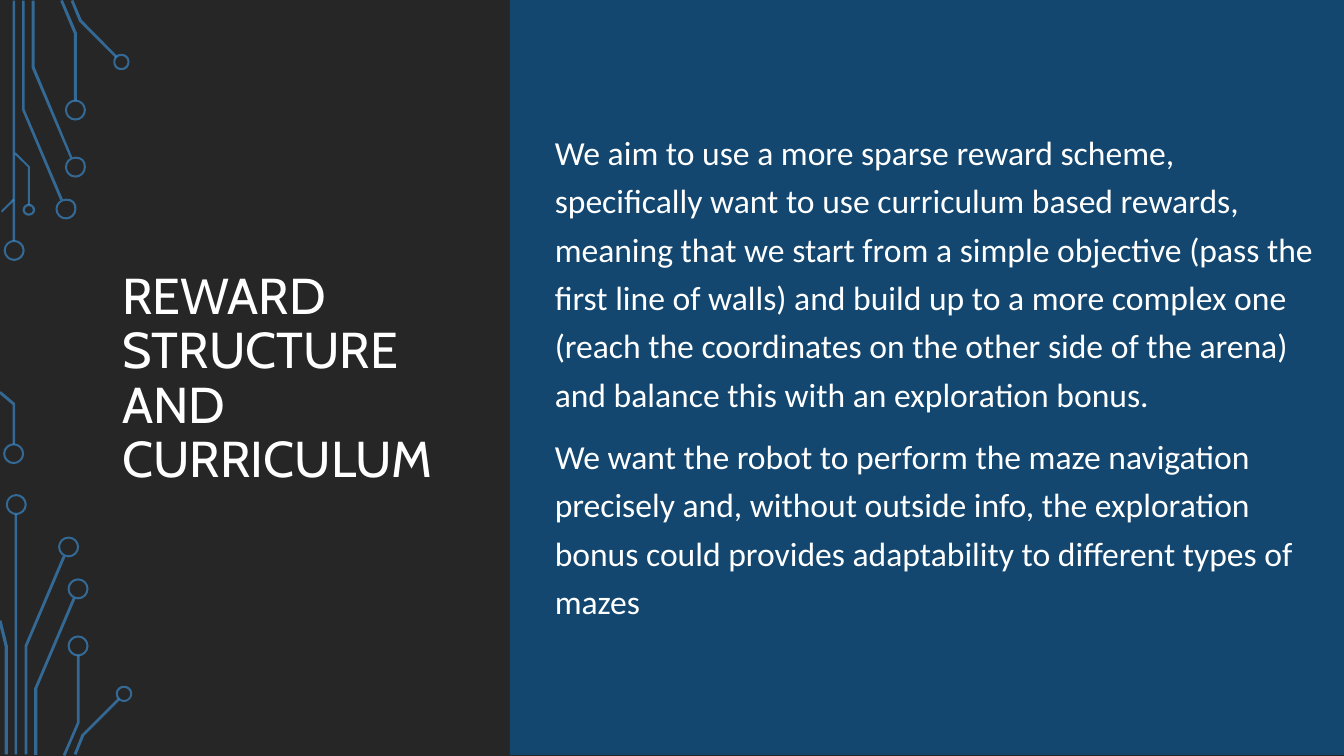
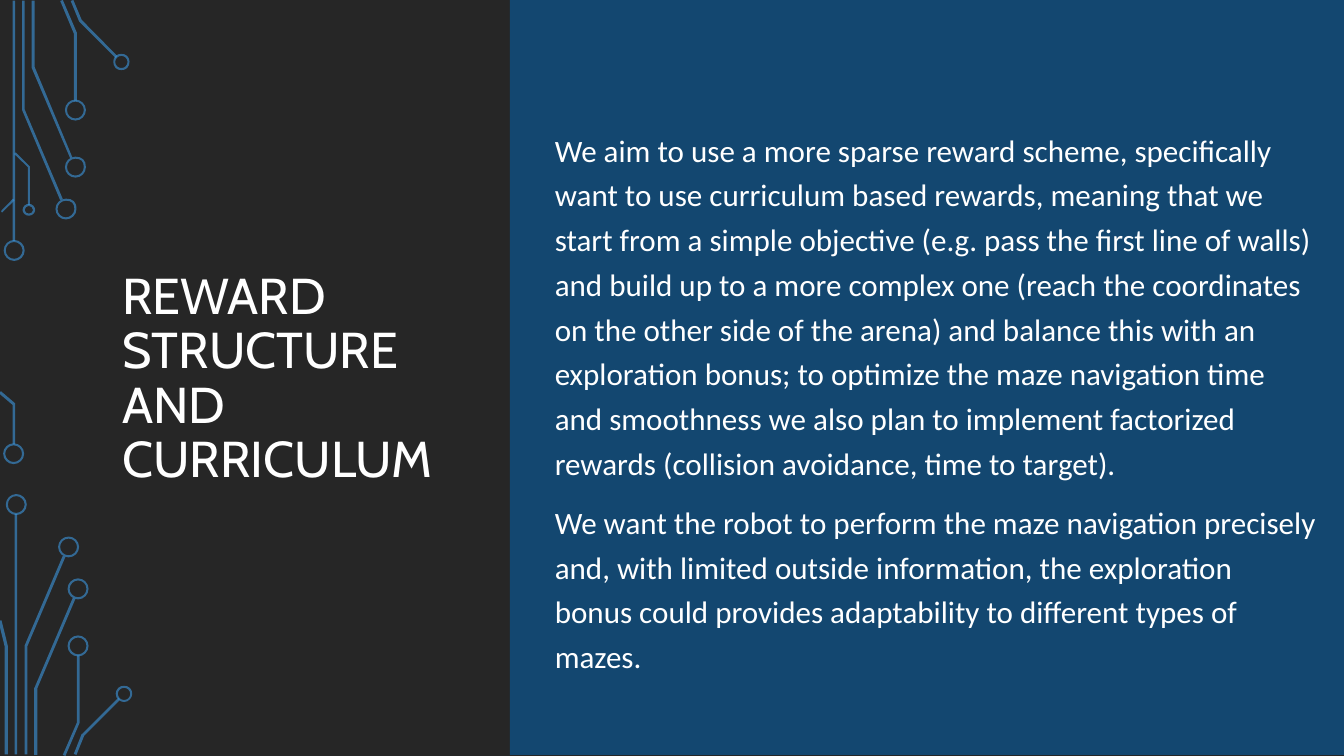
Before and after one commit to SSimuzzz/MobileRobotNavigation, a slide deck: slide 6 of Mini-Project/GroupK.pptx. Drawn at 1344x756 pixels with LibreOffice and Linux fonts; fonts in the diff are those of the drawing; background and template pictures are left out. Boxes give left, top, right and bottom in pixels: in the first picture for what was removed or moved away, otherwise in the second. Text is boxed around its words. In the diff, an @@ line names an element or a change of style, - is before the commit and + after.

```diff
--- a/Mini-Project/GroupK.pptx
+++ b/Mini-Project/GroupK.pptx
@@ text at (x1=555, y1=140, x2=1315, y2=628): text changed; size 24 to 22.2 pt @@
-We aim to use a more sparse reward scheme, specifically want to use curriculum based rewards, meaning that we start from a simple objective (pass the first line of walls) and build up to a more complex one (reach the coordinates on the other side of the arena) and balance this with an exploration bonus.
-We want the robot to perform the maze navigation precisely and, without outside info, the exploration bonus could provides adaptability to different types of mazes
+We aim to use a more sparse reward scheme, specifically want to use curriculum based rewards, meaning that we start from a simple objective (e.g. pass the first line of walls) and build up to a more complex one (reach the coordinates on the other side of the arena) and balance this with an exploration bonus; to optimize the maze navigation time and smoothness we also plan to implement factorized rewards (collision avoidance, time to target).
+We want the robot to perform the maze navigation precisely and, with limited outside information, the exploration bonus could provides adaptability to different types of mazes.
```
Also in this commit, not shown: 6 other slides changed, 1 slide added, 1 slide removed, 1 other file.
